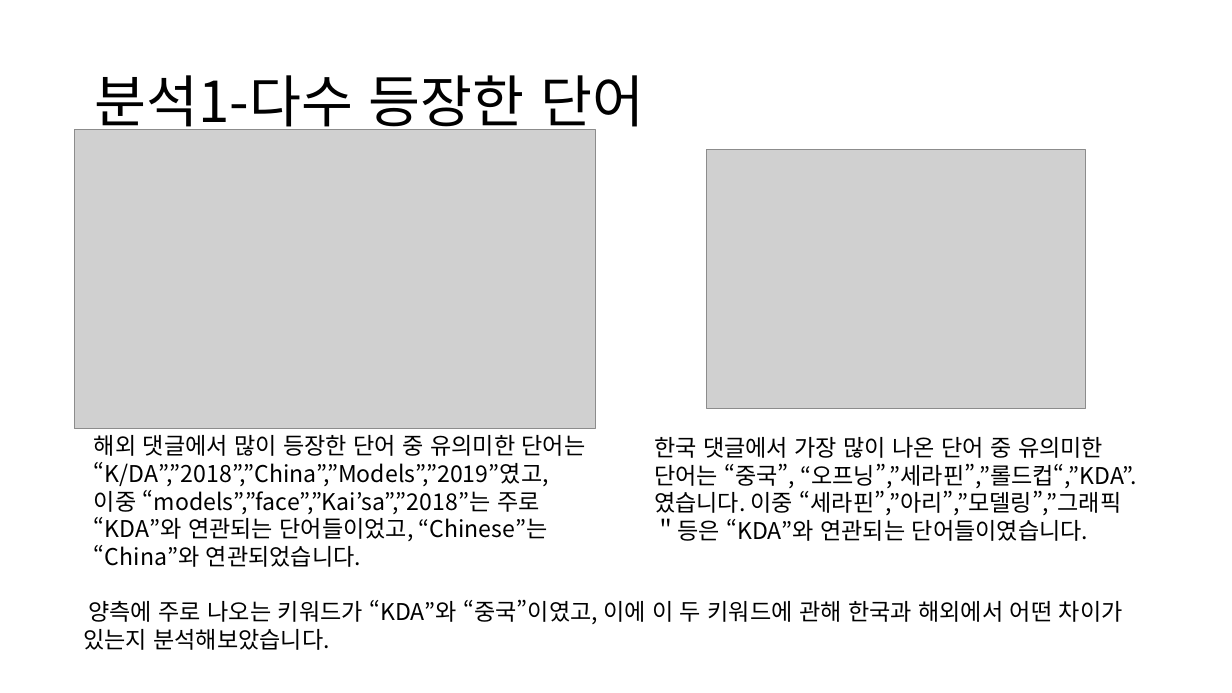
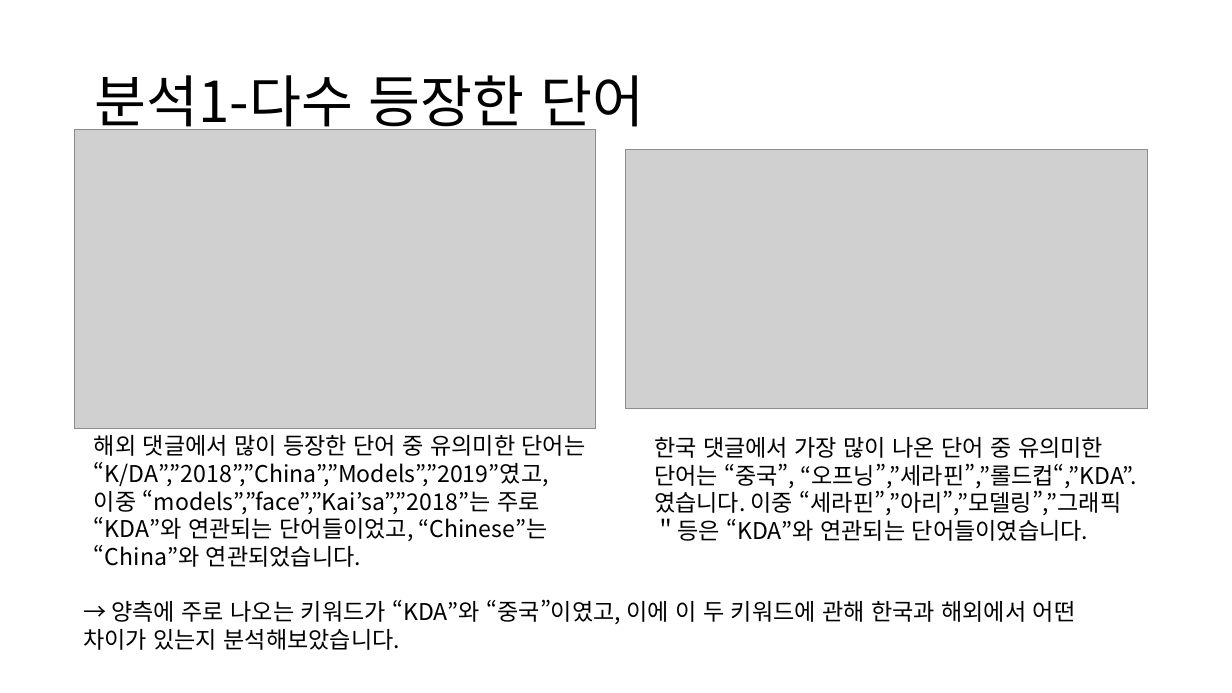
Before and after one commit to ParkSangJe/-, a slide deck: slide 2 of 임시 제작 PPT 1차 수정본.pptx (slide 3 before the commit). Drawn at 1232x693 pixels with LibreOffice and Linux fonts; fonts in the diff are those of the drawing; grey boxes stand for pictures. Boxes give left, top, right and bottom in pixels: in the first picture for what was removed or moved away, otherwise in the second. Text is boxed around its words. In the diff, an @@ line names an element or a change of style, - is before the commit and + after.

```diff
--- a/임시 제작 PPT 1차 수정본.pptx
+++ b/임시 제작 PPT 1차 수정본.pptx
@@ picture: place and size @@
-picture at <box>707,150,1086,409</box>
+picture at <box>626,150,1147,409</box>
@@ text at <box>83,599,1076,650</box>: text changed @@
-양측에 주로 나오는 키워드가 “KDA”와 “중국”이였고, 이에 이 두 키워드에 관해 한국과 해외에서 어떤 차이가 있는지 분석해보았습니다.
+→ 양측에 주로 나오는 키워드가 “KDA”와 “중국”이였고, 이에 이 두 키워드에 관해 한국과 해외에서 어떤 차이가 있는지 분석해보았습니다.
```
Also in this commit, not shown: 7 other slides changed, 2 slides removed.
